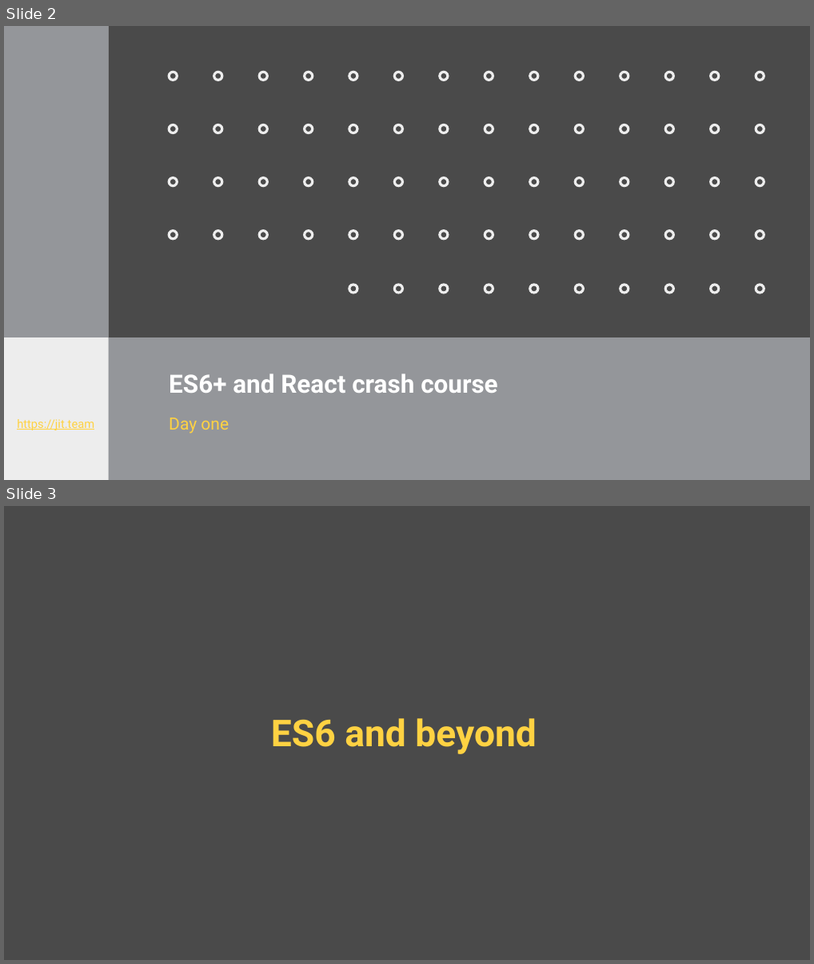
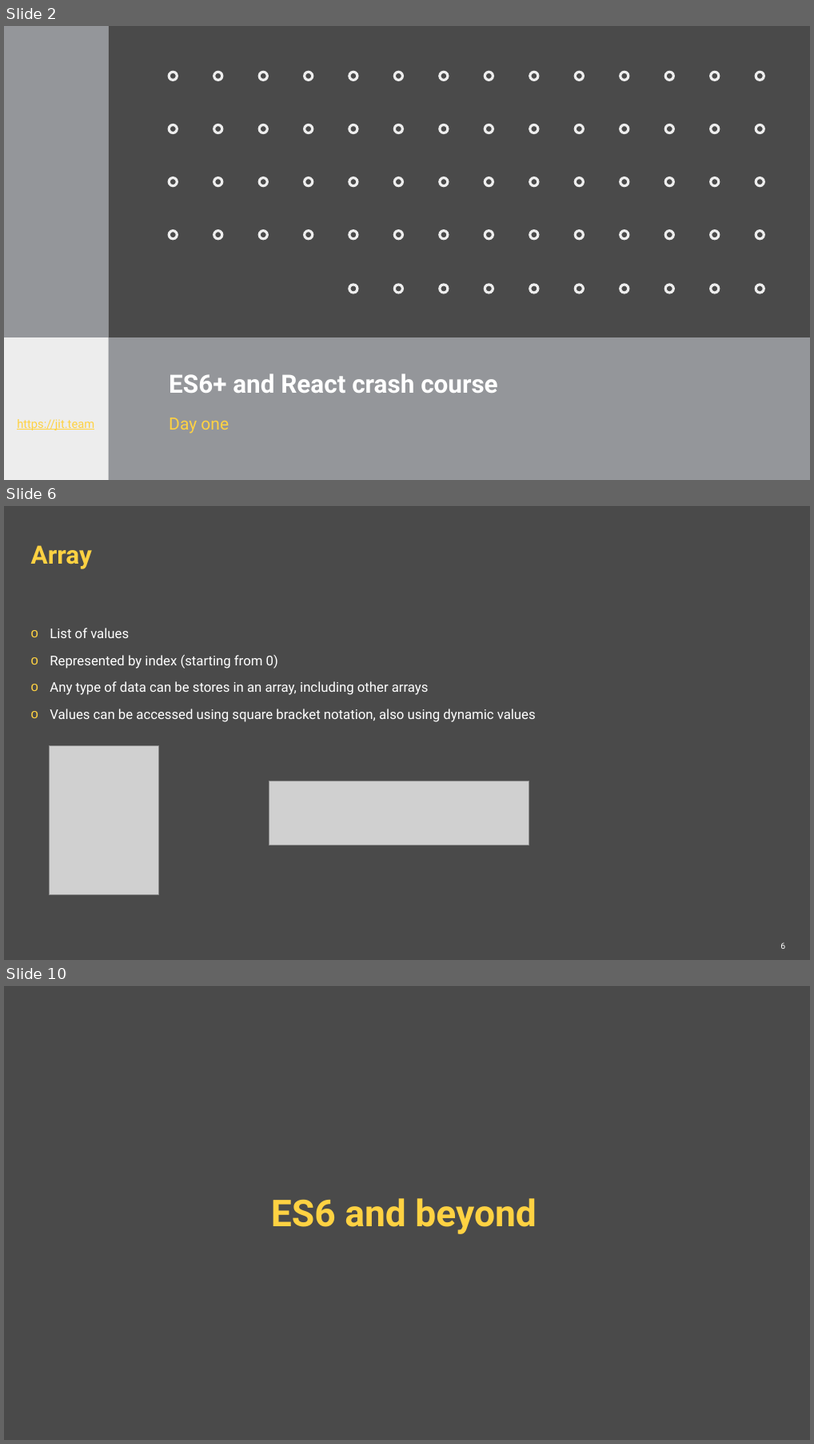
Before and after one commit to ppuzio/react-course-examples, a slide deck: React BEST course.pptx. Shown one above the other, each under a label of ours: slides 2 and 3 before the commit, slides 2, 6 and 10 after it; the slides between them are not shown. The pictures are 814x964 and 814x1444 pixels, drawn with LibreOffice and Linux fonts; fonts in the diff are those of the drawing; grey boxes stand for pictures; background and template pictures are left out. Boxes give left, top, right and bottom in pixels: in the first picture for what was removed or moved away, otherwise in the second. Text is boxed around its words. In the diff, an @@ line names an element or a change of style, - is before the commit and + after.

```diff
--- a/React BEST course.pptx
+++ b/React BEST course.pptx
@@ slide 6 added at <box>4,506,810,960</box>, background #4A4A4A @@
@@ title added at <box>31,545,92,569</box>, 30 pt, text #FFD242, bold @@
+Array
@@ text added at <box>50,628,536,722</box>, 16 pt, text #FFFFFF @@
+o List of values
+o Represented by index (starting from 0)
+o Any type of data can be stores in an array, including other arrays
+o Values can be accessed using square bracket notation, also using dynamic values
@@ picture added at <box>50,746,159,895</box> @@
@@ picture added at <box>269,780,529,844</box> @@
@@ page number added at <box>781,942,786,948</box>, 10 pt, text #FFFFFF @@
+6
@@ what was slide 3 is now slide 10 @@
```
Also in this commit, not shown: 8 slides changed, 6 other slides added, 4 other files.
